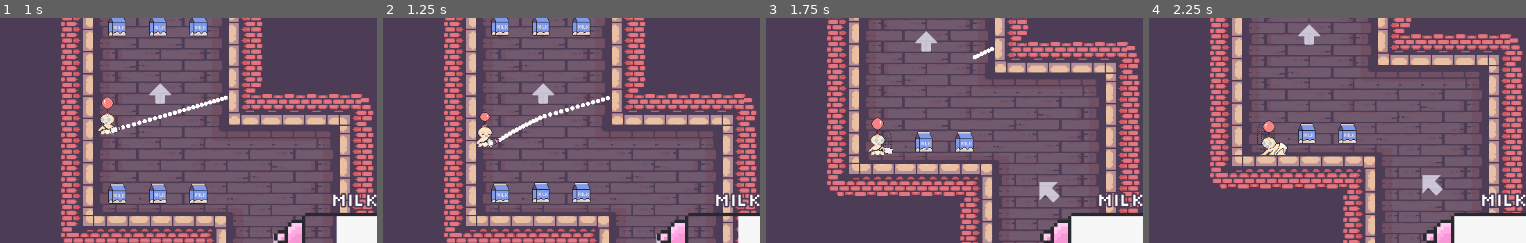
Above: before the commit, frames 1-4 (left to right).
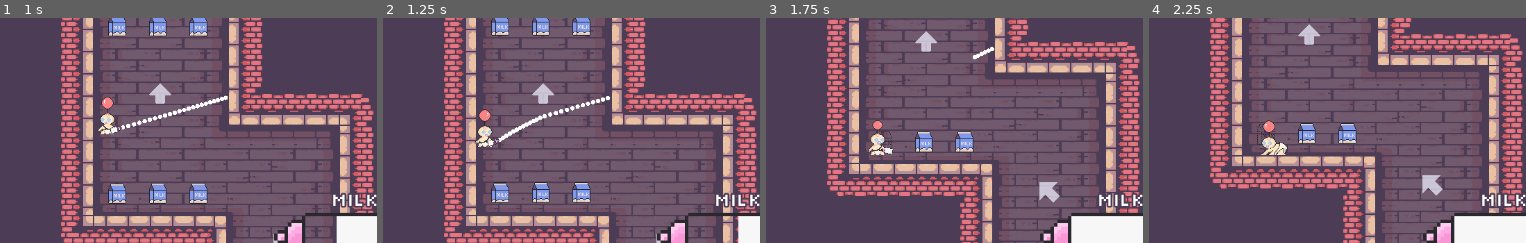
Above: after the commit, the same moments.

Repository: duncwilliams/trust-fund-baby
Game: Godot game, scene res://scenes/main.tscn
The game is run twice, just before and just after one commit, with the same random seed, the same clock (stepped at 60 frames per second) and the same inputs.
Inputs (mouse positions are % of the whole screen's width and height, from its top left):
- Up to frame 1 (1 s): move the mouse to (76, 45) at 0.52 s; press the mouse at (76, 45) at 0.53 s; hold D (crawl_right) from 0.53 s (still down)
- Up to frame 2 (1.25 s): keep holding D (crawl_right)
- Up to frame 3 (1.75 s): keep holding D (crawl_right); move the mouse to (32, 55) at 1.27 s; release the mouse at (32, 55) at 1.28 s; click (32, 55) at 1.35 s
- Up to frame 4 (2.25 s): move the mouse to (64, 28) at 2.02 s; release D (crawl_right) at 2.03 s; press the mouse at (64, 28) at 2.03 s; hold A (crawl_left) from 2.03 s (still down)
The pictures show only the part of the screen within x 35-85%, y 33-83%; the shares and areas given below are measured in that part.

Frame 1 is identical in both runs. In frame 2, 0.2% of the frame differs, in the area x 24-30%, y 40-56%; in frame 3, 0.2%; in frame 4, nothing differs.

Commit message:
adding squash on landing

Diff:
--- a/scripts/baby.gd
+++ b/scripts/baby.gd
@@ -5,6 +5,7 @@
 signal was_defeated()
 
 @onready var bottle: Node2D = %Bottle
+var squash_tween: Tween
 var thrust_force: float = 15.5
 var max_velocity: float = 562.5
 var health: float = 4.0
@@ -111,9 +112,19 @@
 	await get_tree().create_timer(pre_death_delay).timeout
 	$AnimatedSprite2D.play("defeat")
 
+
+func play_squash() -> void:
+	if squash_tween:
+		squash_tween.kill()
+	$AnimatedSprite2D.scale = Vector2(1.2, 0.8)
+	squash_tween = create_tween()
+	squash_tween.tween_property($AnimatedSprite2D, "scale", Vector2.ONE, 0.7).set_trans(Tween.TRANS_ELASTIC).set_ease(Tween.EASE_OUT)
+
+
 func _on_area_2d_body_entered(body: Node2D) -> void:
-	if body.is_in_group("map") and not animation_locked:
+	if body.is_in_group("map") and not animation_locked and is_on_floor():
 		$AnimatedSprite2D.play("collide")
+		play_squash()
 
 
 func _on_bottle_shot_milk(milk_launch_angle: Vector2) -> void:
